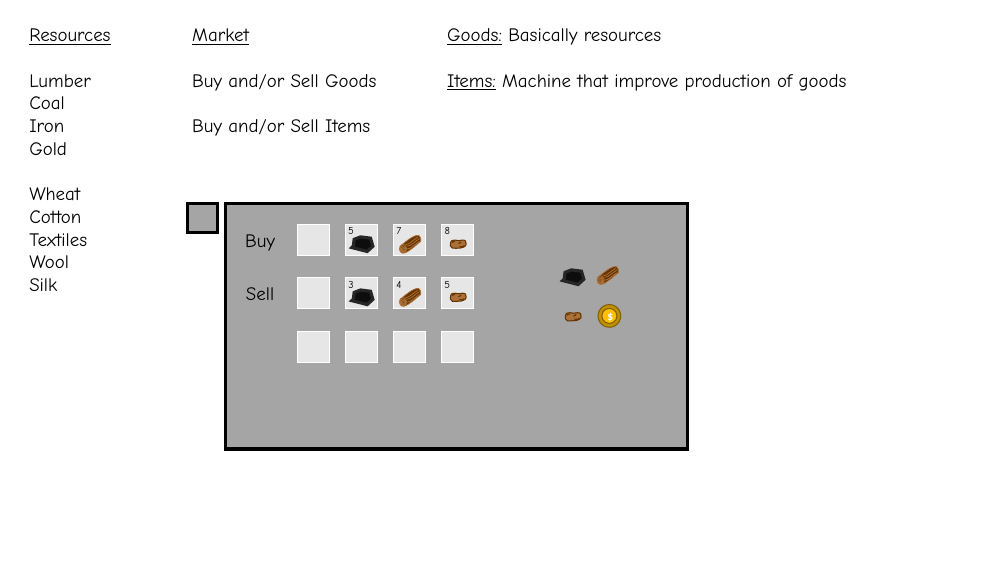
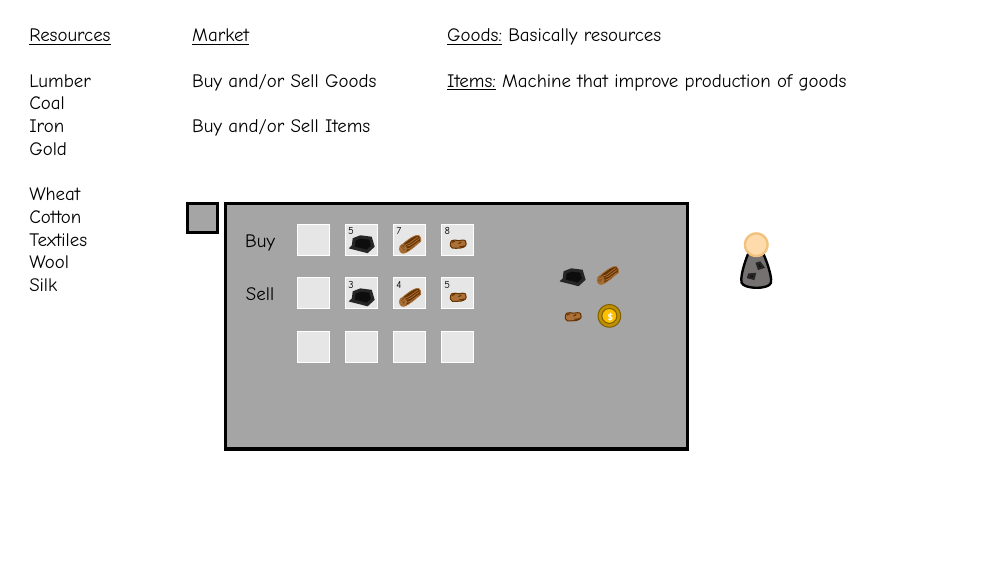
Before and after one commit to SJohnmith/Industrial-Revolution, a slide deck: slide 1 of Industrial Revolution/Industrial Revolution - Image Files/Industrial Revolution - Image Initializer.pptx. Drawn at 1008x567 pixels with LibreOffice and Linux fonts; fonts in the diff are those of the drawing. Boxes give left, top, right and bottom in pixels: in the first picture for what was removed or moved away, otherwise in the second. Text is boxed around its words. In the diff, an @@ line names an element or a change of style, - is before the commit and + after.

```diff
--- a/Industrial Revolution/Industrial Revolution - Image Files/Industrial Revolution - Image Initializer.pptx
+++ b/Industrial Revolution/Industrial Revolution - Image Files/Industrial Revolution - Image Initializer.pptx
@@ group added at bbox=[742, 234, 772, 288]: 3 freeform shapes, 1 ellipse @@
```
Also in this commit, not shown: 27 other files.
